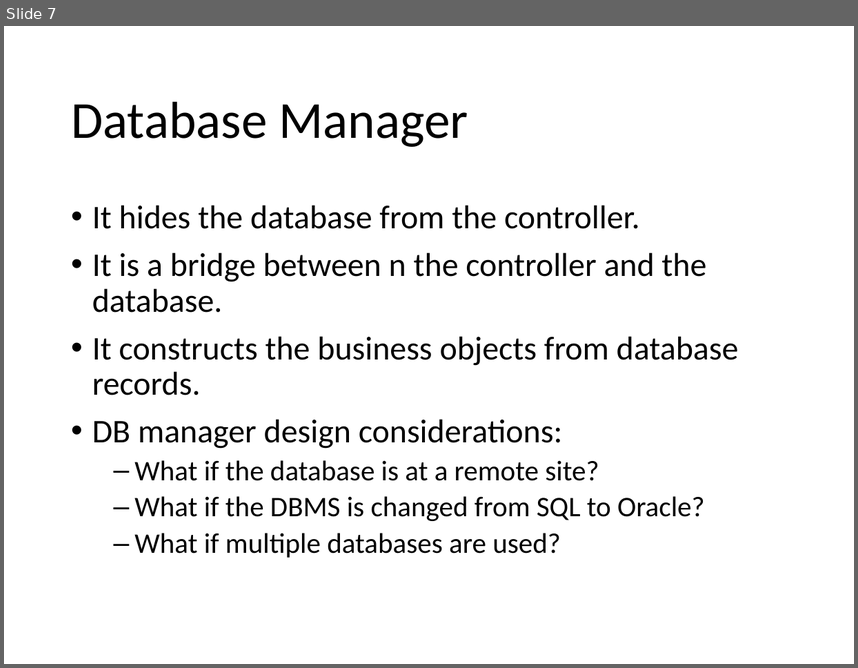
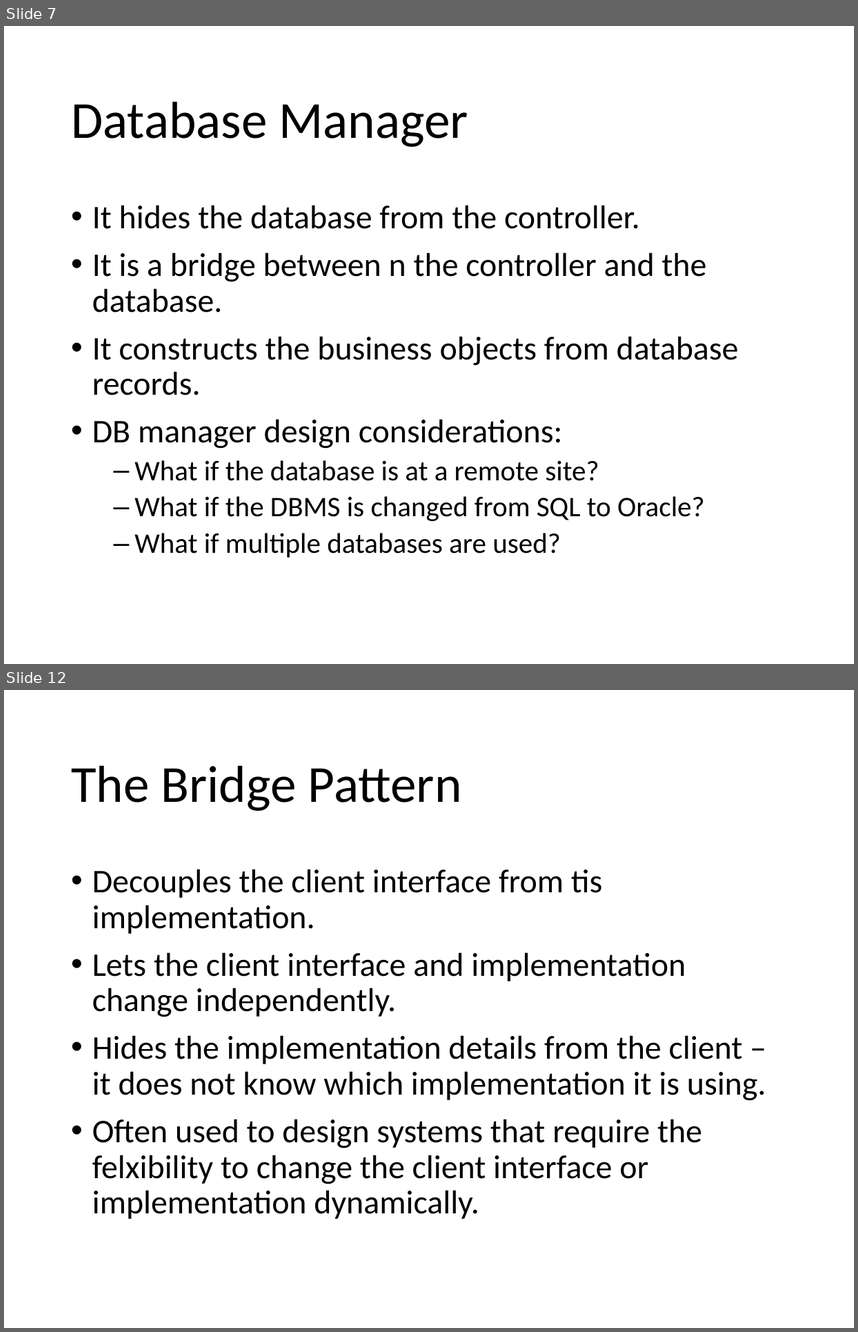
Before and after one commit to andrewduong77/cse4361, a slide deck: Lecture/CSE 4361 Lecture 12 Thu 10-3-19.pptx. Shown one above the other, each under a label of ours: slide 7 before the commit, slides 7 and 12 after it; the slides between them are not shown. The pictures are 858x668 and 858x1332 pixels, drawn with LibreOffice and Linux fonts; fonts in the diff are those of the drawing. Boxes give left, top, right and bottom in pixels: in the first picture for what was removed or moved away, otherwise in the second. Text is boxed around its words. In the diff, an @@ line names an element or a change of style, - is before the commit and + after.

```diff
--- a/Lecture/CSE 4361 Lecture 12 Thu 10-3-19.pptx
+++ b/Lecture/CSE 4361 Lecture 12 Thu 10-3-19.pptx
@@ slide 12 added at [4,690,854,1328], background #FFFFFF @@
@@ title added at [71,765,462,811], 44 pt, text #000000 @@
+The Bridge Pattern
@@ text added at [92,869,766,1219], 28 pt, text #000000 @@
+• Decouples the client interface from tis implementation.
+• Lets the client interface and implementation change independently.
+• Hides the implementation details from the client – it does not know which implementation it is using.
+• Often used to design systems that require the felxibility to change the client interface or implementation dynamically.
```
Also in this commit, not shown: 5 other slides added.
